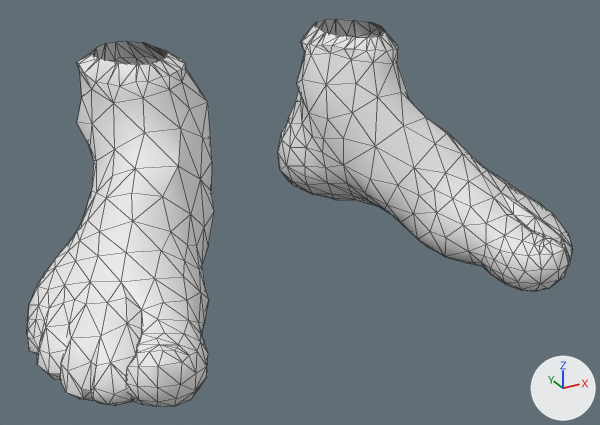
The glTF model game/assets/characters/hero/wear/_under_feet.glb, before and after one commit.
The view is the same before and after, from a 50 mm lens placed at (-0.292, -0.593, 0.315), pointed at (-0.001, -0.065, 0.05). Every picture has the same lights, and +X, +Y and +Z are marked at lower right. The picture after the commit comes second. Mesh edges are drawn as thin lines. Vertices at exactly the same position are counted once.

Before the edit, the objects in view are built like this:
```python
me_wear_l = bpy.data.meshes.new('wear_L')
me_wear_l.from_pydata(...)  # 430 vertices, 829 faces; spans x 0.041..0.223, y -0.194..0.092, z -0.008..0.171
me_wear_l.materials.append(mat_bh_cloth_primary)  # white #e7e7e7
me_wear_r = bpy.data.meshes.new('wear_R')
me_wear_r.from_pydata(...)  # 430 vertices, 829 faces; spans x -0.223..-0.041, y -0.194..0.092, z -0.008..0.171
me_wear_r.materials.append(mat_bh_cloth_primary)  # white #e7e7e7
ob_wear_l = bpy.data.objects.new('wear_L', me_wear_l)
ob_wear_l.location = (0.0, 0.0, 0.0)
ob_wear_r = bpy.data.objects.new('wear_R', me_wear_r)
ob_wear_r.location = (0.0, 0.0, 0.0)
```
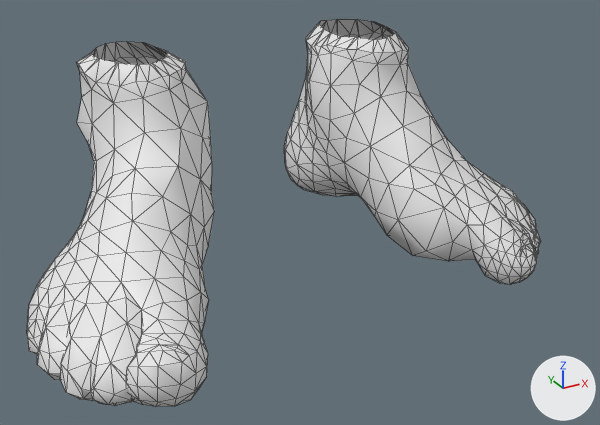
The newer file adds a shape key; the second version is drawn at full value of the shape key 'female' of 'wear_L', and the change is written as the vertex moves it makes.

Location of each change, [x1, y1, x2, y2] in pixels of the pictures (600 x 425 px):
'wear_L', reshaped (13% narrower)
    before: [278, 19, 573, 292]
    after: [284, 19, 540, 284]

What the commit changed:
me_wear_l is used by ob_wear_l; location (0.0, 0.0, 0.0).
me_wear_l had 430 vertices, 829 faces and spanned x 0.041..0.223, y -0.194..0.092, z -0.008..0.171.
me_wear_l now has 430 vertices, 829 faces and spans x 0.051..0.2, y -0.175..0.095, z -0.006..0.172.
me_wear_l part 1: 430 of 430 vertices moved; they spanned x 0.041..0.223, y -0.194..0.092, z -0.008..0.171 and now span x 0.051..0.2, y -0.175..0.095, z -0.006..0.172; mean shift (-0.004, 0.002, 0.001).
